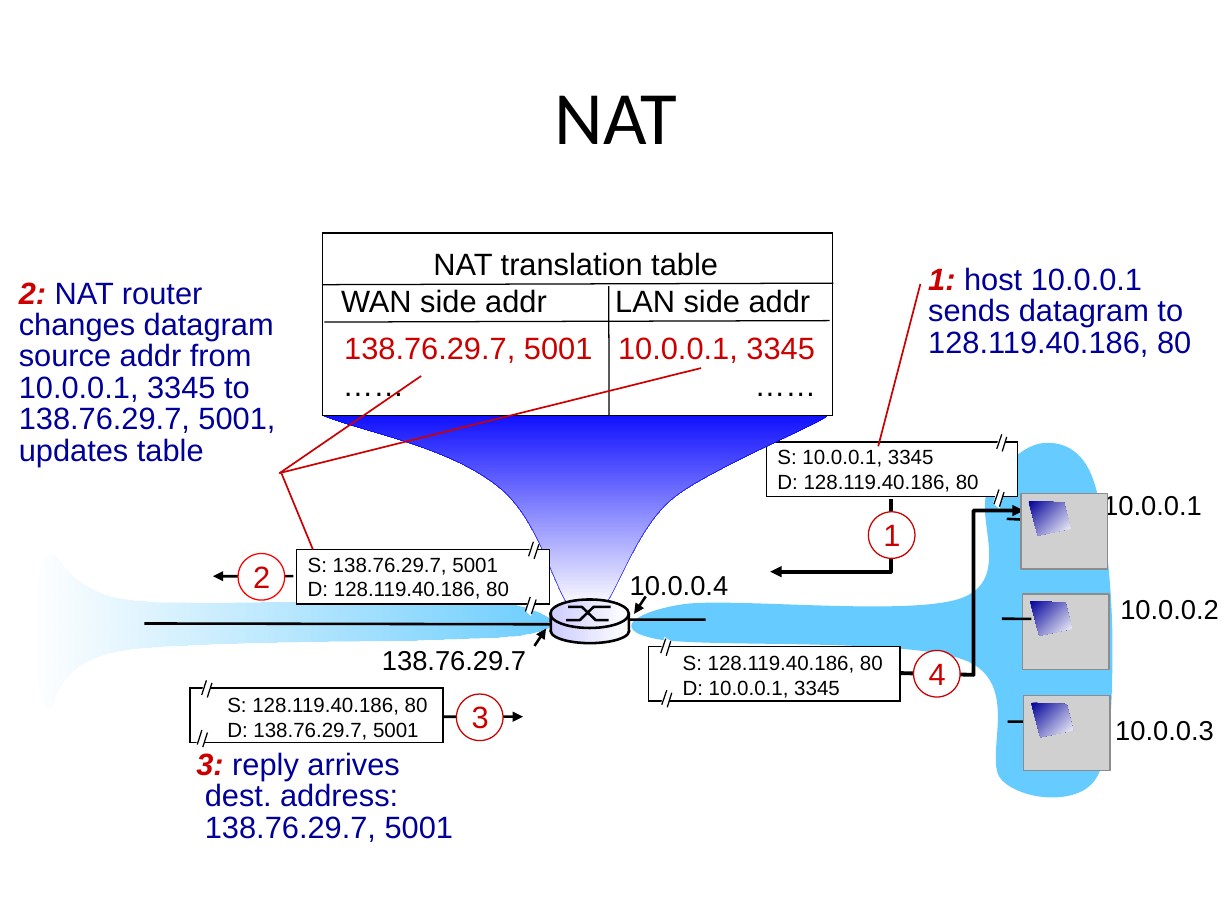
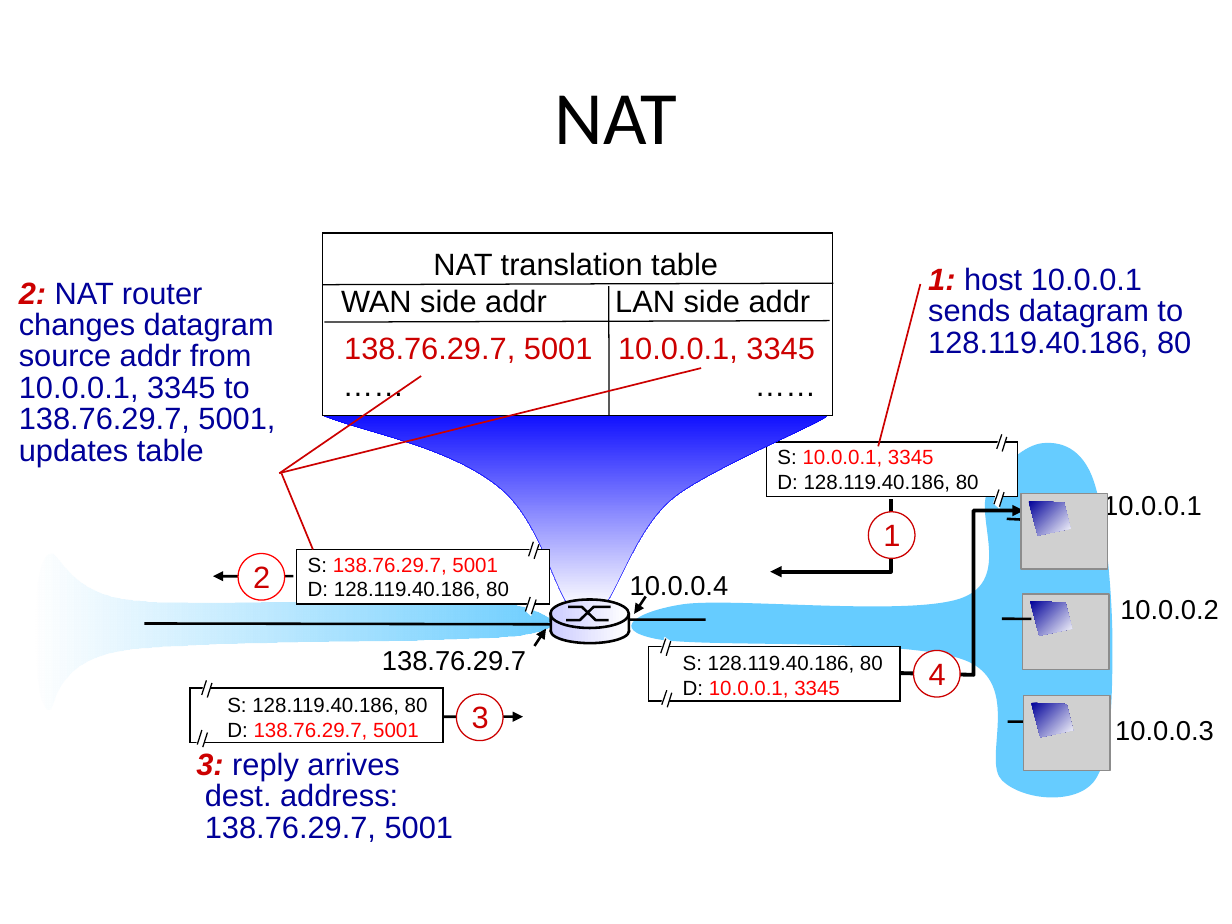
Before and after one commit to tt6746690/Courses, a slide deck: slide 5 of CSC458/lecture/w7/H15--CSC458--Tutorial-JL.pptx. Drawn at 1232x924 pixels with LibreOffice and Linux fonts; fonts in the diff are those of the drawing; grey boxes stand for pictures. Boxes give left, top, right and bottom in pixels: in the first picture for what was removed or moved away, otherwise in the second. Text is boxed around its words. In the diff, an @@ line names an element or a change of style, - is before the commit and + after.

```diff
--- a/CSC458/lecture/w7/H15--CSC458--Tutorial-JL.pptx
+++ b/CSC458/lecture/w7/H15--CSC458--Tutorial-JL.pptx
@@ text at <box>777,449,934,467</box>: text colour #000000 to #FF0000 in "10.0.0.1, 3345" @@
@@ text at <box>308,557,498,575</box>: text colour #000000 to #FF0000 in "138.76.29.7, 5001" @@
@@ text at <box>683,680,840,698</box>: text colour #000000 to #FF0000 in "10.0.0.1, 3345" @@
@@ text at <box>227,722,419,740</box>: text colour #000000 to #FF0000 in "138.76.29.7, 5001" @@
```
Also in this commit, not shown: 4 other slides changed, 23 other files.
